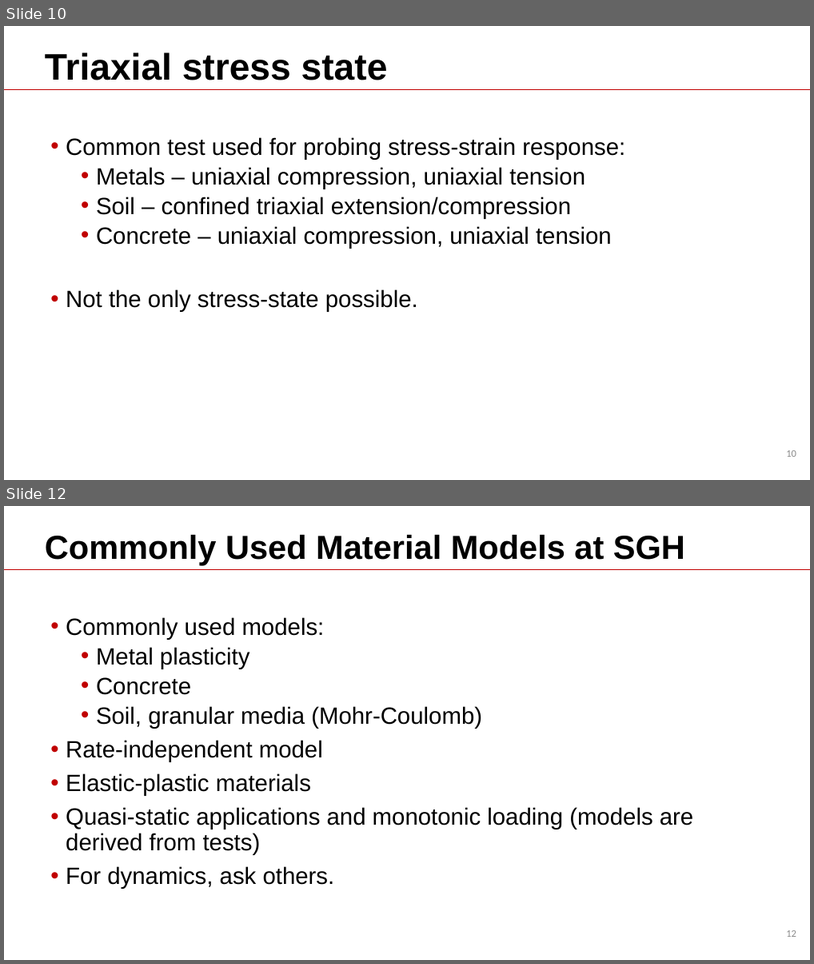
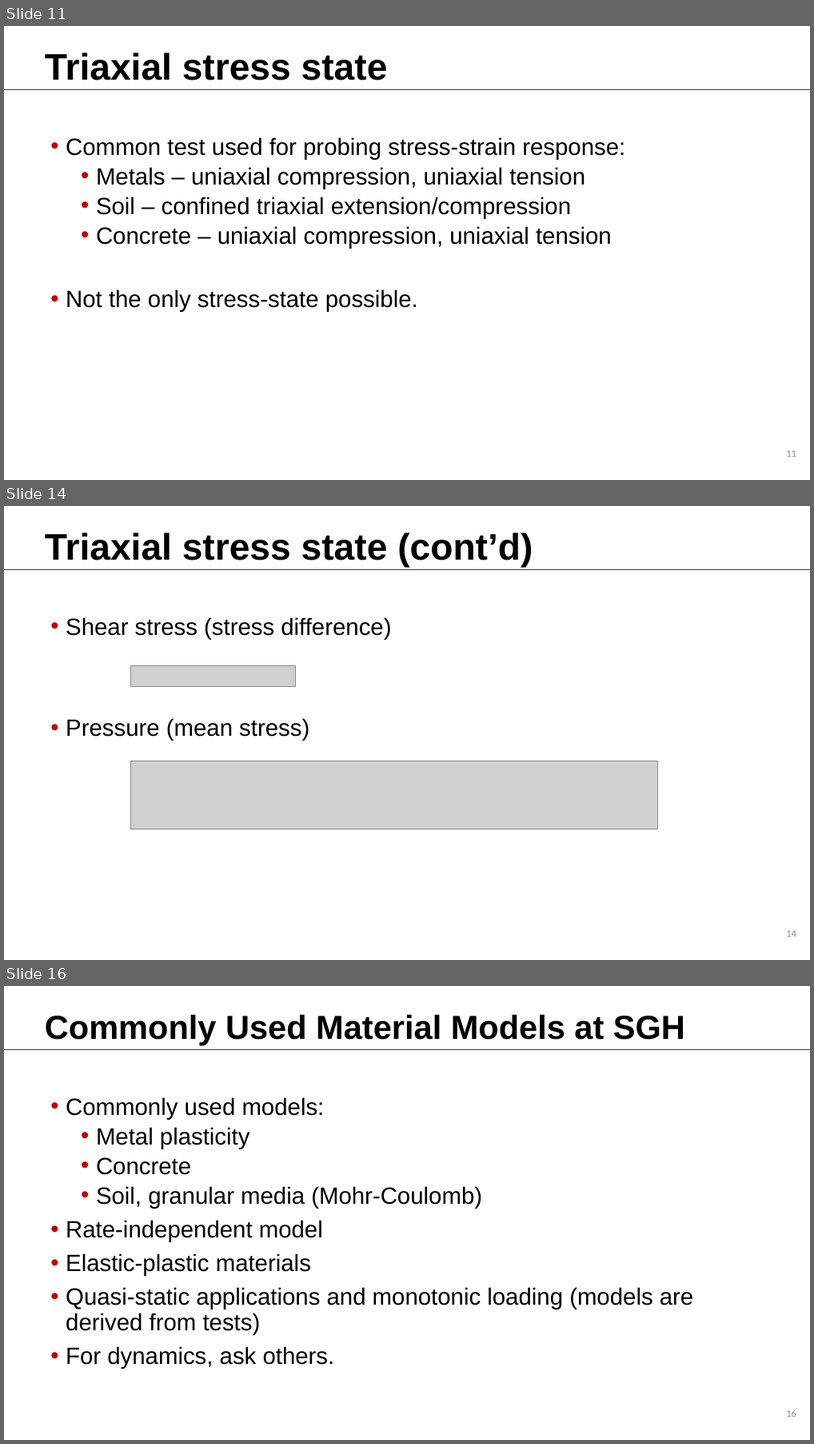
Before and after one commit to Batmanabcdefg/AbaqusTraining, a slide deck: Training.pptx. Shown one above the other, each under a label of ours: slides 10 and 12 before the commit, slides 11, 14 and 16 after it; the slides between them are not shown. The pictures are 814x964 and 814x1444 pixels, drawn with LibreOffice and Linux fonts; fonts in the diff are those of the drawing; grey boxes stand for pictures; background and template pictures are left out. Boxes give left, top, right and bottom in pixels: in the first picture for what was removed or moved away, otherwise in the second. Text is boxed around its words. In the diff, an @@ line names an element or a change of style, - is before the commit and + after.

```diff
--- a/Training.pptx
+++ b/Training.pptx
@@ slide 14 added at (x1=4, y1=506, x2=810, y2=960), background #FFFFFF; not listed: 2 template elements that a slide beside it also shows @@
@@ title added at (x1=45, y1=532, x2=533, y2=568), 44 pt, text #000000, bold @@
+Triaxial stress state (cont’d)
@@ text added at (x1=66, y1=617, x2=391, y2=740), 28 pt, text #000000 @@
+• Shear stress (stress difference)
+• Pressure (mean stress)
@@ picture added at (x1=130, y1=665, x2=295, y2=686) @@
@@ picture added at (x1=130, y1=760, x2=658, y2=829) @@
@@ what was slide 10 is now slide 11 @@
@@ page number at (x1=786, y1=450, x2=797, y2=456): text changed @@
-10
+11
@@ what was slide 12 is now slide 16 @@
@@ page number at (x1=786, y1=1409, x2=797, y2=1416): text changed @@
-12
+16
```
Also in this commit, not shown: 2 slides changed, 3 other slides added.
